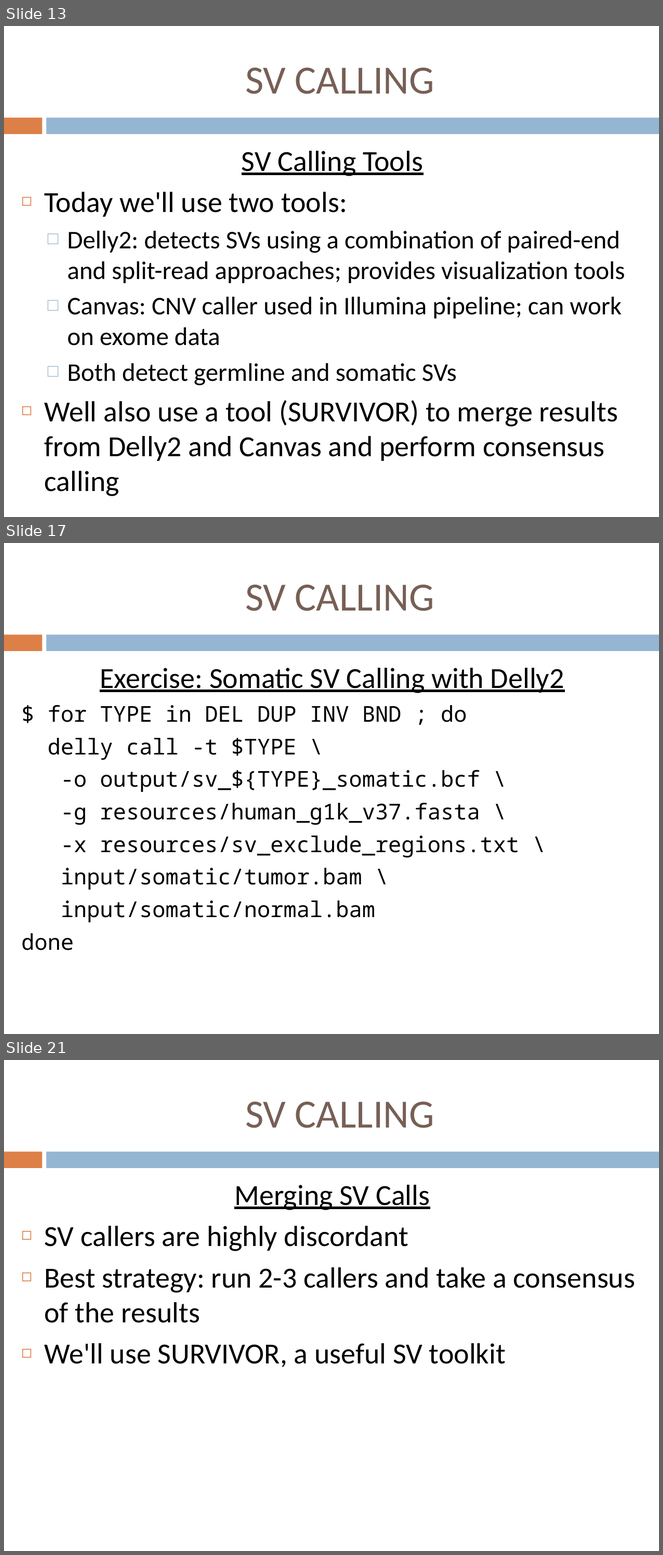
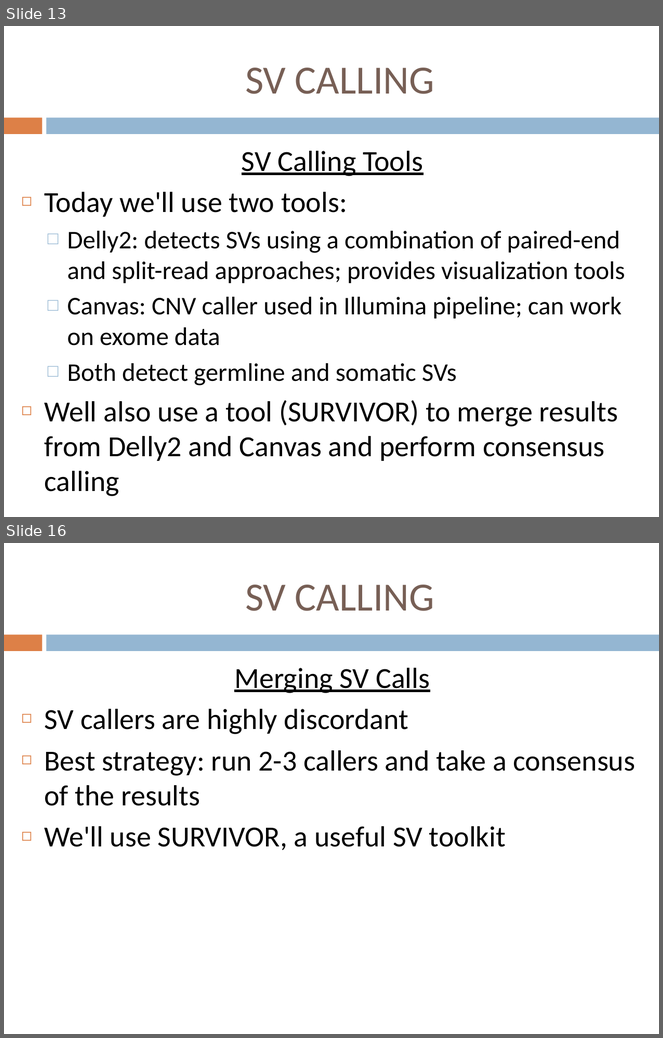
Before and after one commit to jdidion/OpenBioinformaticsWorkshops, a slide deck: development/AdvancedDNASeq/slides/Part4_SVs.pptx. Shown one above the other, each under a label of ours: slides 13, 17 and 21 before the commit, slides 13 and 16 after it; the slides between them are not shown. The pictures are 663x1555 and 663x1038 pixels, drawn with LibreOffice and Linux fonts; fonts in the diff are those of the drawing. Boxes give left, top, right and bottom in pixels: in the first picture for what was removed or moved away, otherwise in the second. Text is boxed around its words. In the diff, an @@ line names an element or a change of style, - is before the commit and + after.

```diff
--- a/development/AdvancedDNASeq/slides/Part4_SVs.pptx
+++ b/development/AdvancedDNASeq/slides/Part4_SVs.pptx
@@ slide 17 removed at bbox=[4, 543, 659, 1034], background #FFFFFF; not listed: 2 template elements that a slide beside it also shows @@
@@ title removed at bbox=[245, 585, 435, 611] @@
-SV CALLING
@@ text removed at bbox=[21, 668, 565, 951] @@
-Exercise: Somatic SV Calling with Delly2
-$ for TYPE in DEL DUP INV BND ; do
-delly call -t $TYPE \
--o output/sv_${TYPE}_somatic.bcf \
--g resources/human_g1k_v37.fasta \
--x resources/sv_exclude_regions.txt \
-input/somatic/tumor.bam \
-input/somatic/normal.bam
-done
@@ what was slide 21 is now slide 16 @@
```
Also in this commit, not shown: 6 slides changed, 4 other slides removed, 3 other files.
